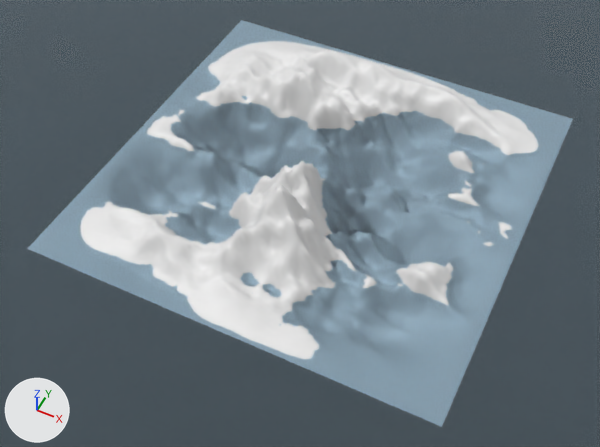
The Blender file GlacierRenders/arcticlandscape.blend, before and after one commit.
Before and after are seen from a 50 mm camera at (4.16, -9.48, 10.46) aimed at (-0.3, -0.58, -0.67). The axes (+X, +Y, +Z) are drawn at lower left. The lights are the same throughout.

Names of what the first picture shows: 'Landscape.002', 'Plane'.
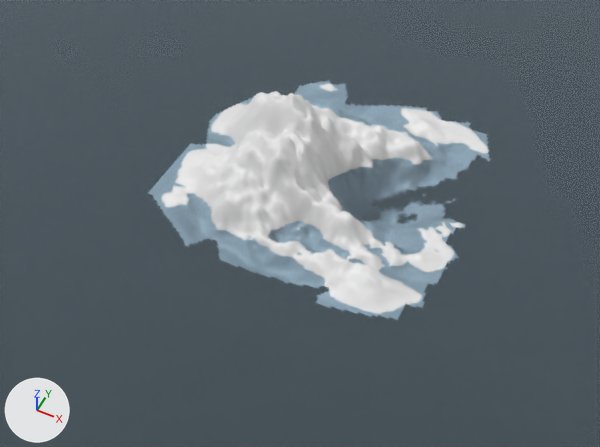
What differs and where, as boxes [x1, y1, x2, y2] in the pictures (600 x 447 px):
'Landscape.002', deleted: before [80, 41, 538, 360]
'Landscape.005', added: after [161, 83, 488, 314]

The change, as a list of edits to the scene's bpy script:
```text
Add me_landscape_005:
    me_landscape_005.from_pydata(...)  # 12425 vertices, 12036 faces, 15 loose edges; spans x -1.0..0.98, y -0.94..0.98, z -0.59..0.52
    me_landscape_005.polygons.foreach_set('use_smooth', [True] * 12036)
Remove ob_landscape_002:
    ob_landscape_002 = bpy.data.objects.new('Landscape.002', me_landscape_002)
    ob_landscape_002.location = (-0.19, -0.01, 0.06)
    ob_landscape_002.scale = (5.39, 5.39, 5.39)
Add ob_landscape_005:
    ob_landscape_005 = bpy.data.objects.new('Landscape.005', me_landscape_005)
    ob_landscape_005.location = (-0.03, 0.0, -0.01)
    ob_landscape_005.scale = (2.68, 2.68, 2.68)
```
